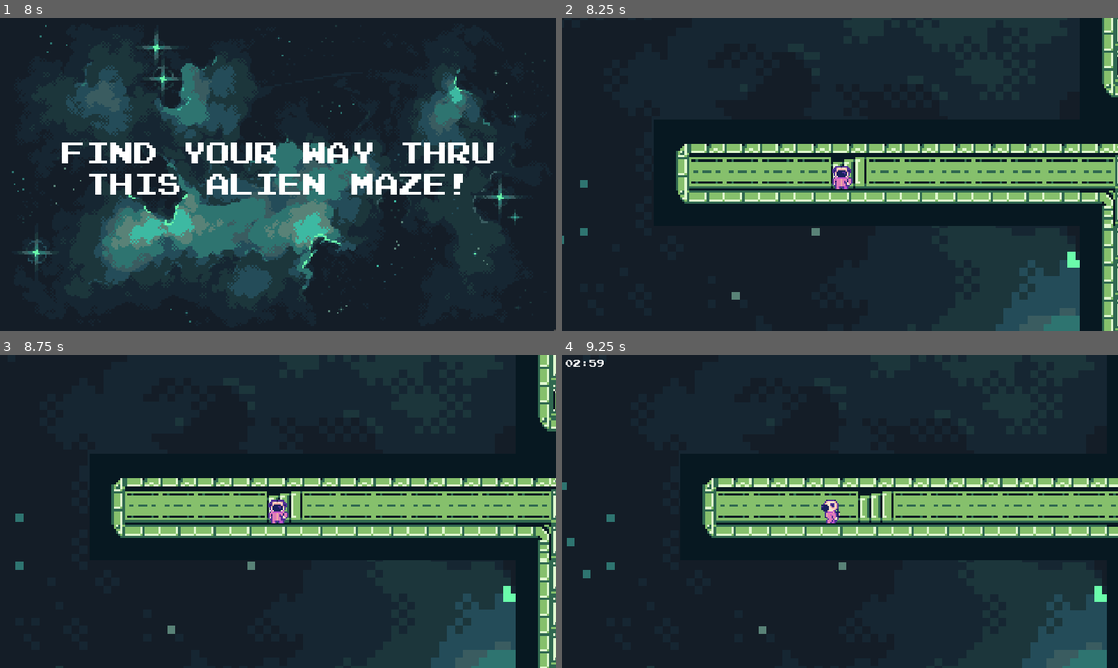
Above: before the commit, frames 1-4 (two rows, left to right).
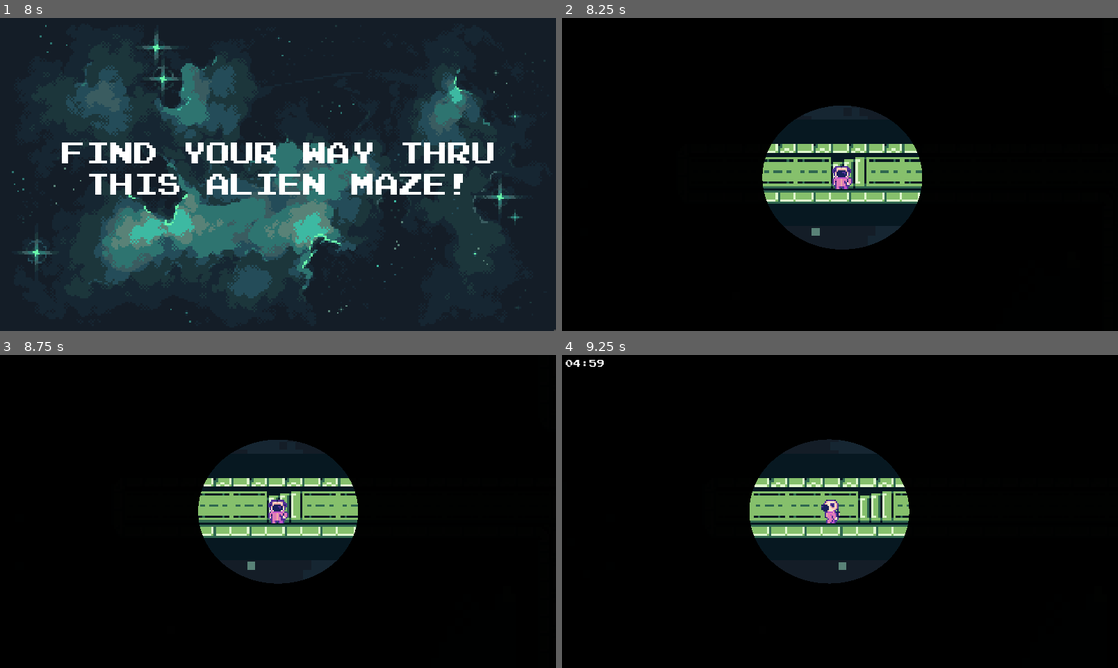
Above: after the commit, the same moments.

Repository: M-a-b-e-l/CISC2540---2D-Game-group-6
Game: Godot game, scene res://Scenes/MazeGame2.tscn
Same seed, same stepped clock (60 frames per second), same inputs: the game is played once before the commit and once after it. This scene is started directly instead of the project's main scene.
Inputs (mouse positions are in pixels of both pictures, inside the frame that each line leads up to):
- Up to frame 1 (8 s): tap Enter at 0.5, 2, 3.5 s; move the mouse to (400, 158) at 0.52 s; hold Right (ui_right) 0.53-1.28 s; click (400, 158) at 0.6 s; tap Space at 1.25, 2.75, 4.25 s; move the mouse to (166, 190) at 1.27 s; hold Down (ui_down) 1.28-2.03 s; click (166, 190) at 1.35 s; move the mouse to (333, 105) at 2.02 s; hold Right (ui_right) 2.03-2.78 s; click (333, 105) at 2.1 s; move the mouse to (250, 237) at 2.77 s; hold Up (ui_up) 2.78-3.53 s; click (250, 237) at 2.85 s; move the mouse to (444, 221) at 3.52 s; hold Left (ui_left) 3.53-5.03 s; click (444, 221) at 3.6 s; move the mouse to (111, 127) at 4.27 s; click (111, 127) at 4.35 s; move the mouse to (305, 174) at 5.02 s; hold Down (ui_down) 5.03-5.78 s; click (305, 174) at 5.1 s; move the mouse to (194, 96) at 5.77 s; hold Right (ui_right) 5.78-6.53 s; click (194, 96) at 5.85 s; move the mouse to (400, 158) at 6.52 s; hold Up (ui_up) 6.53-7.28 s; click (400, 158) at 6.6 s; move the mouse to (166, 190) at 7.27 s; hold Right (ui_right) from 7.28 s (still down); click (166, 190) at 7.35 s
- Up to frame 2 (8.25 s): move the mouse to (895, 105) at 8.02 s; release Right (ui_right) at 8.03 s; hold Down (ui_down) from 8.03 s (still down); click (895, 105) at 8.1 s
- Up to frame 3 (8.75 s): keep holding Down (ui_down)
- Up to frame 4 (9.25 s): move the mouse to (812, 574) at 8.77 s; release Down (ui_down) at 8.78 s; hold Left (ui_left) from 8.78 s (still down); click (812, 574) at 8.85 s

Frame 1 is identical in both runs. In frame 2, 90% of the frame differs, in the area x 0-100%, y 0-100%; in frame 3, 90%; in frame 4, 90%.

Commit message:
added lighting to the maze to make it a bit more advanced

Diff:
--- a/group_6_2d_game/Scenes/MazeGame2.tscn
+++ b/group_6_2d_game/Scenes/MazeGame2.tscn
@@ -4,8 +4,8 @@
 [ext_resource type="Texture2D" uid="uid://d4ld3cn0qvtwa" path="res://Assets/MazeGameBG.png" id="1_rh54l"]
 [ext_resource type="AudioStream" uid="uid://dpp3idaura5ic" path="res://Music/MazeGameBGMTrimmed.mp3" id="2_iqmy7"]
 [ext_resource type="Material" uid="uid://de3oyyie74n04" path="res://Shaders/new_shader_material.tres" id="2_kwwxh"]
-[ext_resource type="Texture2D" uid="uid://bapf0ya0ei78q" path="res://Assets/pngtree-black-ring-png-image_2319165.png" id="3_hfi0c"]
 [ext_resource type="Script" path="res://Scenes/light.gd" id="3_htugq"]
+[ext_resource type="Texture2D" uid="uid://cuimjux1otrxf" path="res://Shaders/Empty.png" id="3_peqhw"]
 [ext_resource type="PackedScene" uid="uid://codqmq87vr5pb" path="res://Scenes/Player.tscn" id="3_tigb0"]
 [ext_resource type="FontFile" uid="uid://htx5t07ltj12" path="res://Fonts/Emulogic-zrEw.ttf" id="3_wod7a"]
 [ext_resource type="Texture2D" uid="uid://wrexuv0b4fxn" path="res://Assets/MazeGameTileset.png" id="4_6k5r4"]
@@ -289,11 +289,13 @@
 script = ExtResource("1_6rlaw")
 
 [node name="CanvasLayer" type="CanvasLayer" parent="."]
-layer = 5
+process_priority = 3
 follow_viewport_enabled = true
 
 [node name="TextureRect" type="TextureRect" parent="CanvasLayer"]
-z_index = 10
+top_level = true
+visibility_layer = 1048575
+z_index = 100
 material = ExtResource("2_kwwxh")
 anchors_preset = 15
 anchor_right = 1.0
@@ -304,13 +306,12 @@
 grow_vertical = 2
 scale = Vector2(0.3, 0.3)
 mouse_filter = 2
-texture = ExtResource("3_hfi0c")
+texture = ExtResource("3_peqhw")
 stretch_mode = 6
 script = ExtResource("3_htugq")
 player_path = NodePath("../../CharacterBody2D/CollisionShape2D/Player")
 
 [node name="Background" type="Sprite2D" parent="."]
-visible = false
 position = Vector2(576, 324)
 scale = Vector2(1.2, 1.2)
 texture = ExtResource("1_rh54l")
--- a/group_6_2d_game/Scenes/light.gd
+++ b/group_6_2d_game/Scenes/light.gd
@@ -1,34 +1,53 @@
 extends TextureRect
 
 @export var player_path: NodePath
-var player_node = null
+var player_node: Node2D = null
 var last_position: Vector2
 var frames_waited = 0
+var light_radius = 0.05  # Changed to 0.05
 
 func _ready():
+	print("TextureRect _ready starting")
+	print("Material exists: ", material != null)
+	print("Material is ShaderMaterial: ", material is ShaderMaterial if material else "No material")
+
+	# Set initial radius
+	if material:
+		var shader_material = material as ShaderMaterial
+		shader_material.set_shader_parameter("light_radius", light_radius)
+		print("Initial light radius set to: ", light_radius)
+
 	if player_path:
 		player_node = get_node(player_path)
 		if player_node:
 			last_position = player_node.global_position
 			print("Found player at: ", last_position)
-			# Force initial material update
-			_update_light_position()
 
 func _process(_delta):
-	frames_waited += 1
-	if frames_waited < 2:  # Wait a couple frames for everything to initialize
+	if not material:
 		return
 
 	if player_node and material:
-		_update_light_position()
+		var shader_material = material as ShaderMaterial
 
-func _update_light_position():
-	var shader_material = material as ShaderMaterial
-	var rect_pos = global_position
-	var rect_size = size
-	var light_pos_local = (player_node.global_position - rect_pos) / rect_size
-	light_pos_local = Vector2(
-		clamp(light_pos_local.x, 0.0, 1.0),
-		clamp(light_pos_local.y, 0.0, 1.0)
-	)
-	shader_material.set_shader_parameter("light_position", light_pos_local)
+		# Get viewport size and camera zoom
+		var viewport_size = get_viewport_rect().size
+
+		# Find camera directly as a child of player
+		var zoom = 1.0
+		for child in player_node.get_children():
+			if child is Camera2D:
+				zoom = child.zoom.x
+				break
+
+		var player_pos = player_node.global_position
+		viewport_size *= zoom
+
+		var light_pos = Vector2(
+			player_pos.x / viewport_size.x,
+			player_pos.y / viewport_size.y
+		)
+
+		shader_material.set_shader_parameter("light_position", light_pos)
+		# Ensure radius stays at 0.05
+		shader_material.set_shader_parameter("light_radius", 0.05)
--- a/group_6_2d_game/Scripts/MazeGame2.gd
+++ b/group_6_2d_game/Scripts/MazeGame2.gd
@@ -9,7 +9,7 @@
 var autoloader_music
 var background_music
 var camera
-var time_remaining = 180  # 3 minutes in seconds
+var time_remaining = 300  # 3 minutes in seconds
 var timer_label
 var ready_label  # Add this declaration
 
@@ -82,7 +82,7 @@
 	if canvas_layer:
 		spotlight = canvas_layer.get_node("TextureRect")
 		if spotlight and player_node:
-			spotlight.visible = true
+			spotlight.visible = false
 			spotlight.z_index = 100
 			spotlight.set("player_path", spotlight.get_path_to(player_node))
 
@@ -100,6 +100,13 @@
 	start_game()
 
 func start_game():
+# In start_game():
+	if spotlight and player_node:
+		spotlight.visible = true
+		print("Player position at game start: ", player_node.global_position)
+		var light_pos = player_node.global_position / get_viewport_rect().size
+		print("Initial light position (UV): ", light_pos)
+		spotlight.set("player_path", spotlight.get_path_to(player_node))
 
 	# Hide instruction and ready labels
 	if $InstructionLabel:
@@ -128,6 +135,10 @@
 				spotlight.visible = true
 			else:
 				print("Warning: TextureRect not found within CanvasLayer")
+			if spotlight.material:
+				var shader_material = spotlight.material as ShaderMaterial
+				shader_material.set_shader_parameter("light_radius", 0.05)  # Force it to 0.05
+				print("Set light radius to 0.05 at game start")
 
 	# Set up gameplay camera
 	if player_node and camera:
@@ -173,6 +184,10 @@
 			if not (child is AudioStreamPlayer) and has_method("set_visible") and (child is Node2D):
 				child.visible = false
 
+	if body == player_node:
+		if spotlight:
+			spotlight.visible = false  # Hide spotlight on game over
+
 		# Explicitly hide ReadyLabel if it exists
 		if ready_label:
 			ready_label.visible = false
@@ -220,6 +235,9 @@
 			if child is Node2D or child is Control:
 				if not (child is AudioStreamPlayer or child.name == "Background" or child.name == "GameOverContainer"):
 					child.visible = false
+	if body == player_node:
+		if spotlight:
+			spotlight.visible = false  # Hide spotlight on game over
 
 		# Show GameOverContainer and its buttons
 		var game_over_container = $GameOverContainer
--- a/group_6_2d_game/Shaders/circle.gdshader
+++ b/group_6_2d_game/Shaders/circle.gdshader
@@ -1,19 +1,21 @@
 shader_type canvas_item;
 uniform vec2 light_position = vec2(0.5, 0.5);
-uniform float light_radius = 0.045;
-uniform float edge_falloff = 0.01;
+uniform float light_radius = 0.05;
 
 void fragment() {
-    // Get the aspect ratio to correct the circle shape
-    vec2 aspect_ratio = vec2(1.0, TEXTURE_PIXEL_SIZE.x/TEXTURE_PIXEL_SIZE.y);
+    // Get screen dimensions for aspect ratio
+    vec2 resolution = 0.8 / SCREEN_PIXEL_SIZE;
+    float aspect = resolution.x / (resolution.y/0.9);
 
-    // Apply aspect ratio correction to UV coordinates
-    vec2 uv_aspect = (UV - light_position) * aspect_ratio;
+    // Create aspect-corrected UV coordinates
+    vec2 uv = UV - light_position;
+    uv.x *= aspect;
 
-    // Calculate distance with aspect ratio correction
-    float dist = length(uv_aspect);
+    // Calculate circular distance
+    float dist = length(uv);
 
-    float alpha = 1.0 - smoothstep(light_radius, light_radius - edge_falloff, dist);
-    vec4 darkness_color = vec4(0.0, 0.0, 0.0, alpha);
-    COLOR = darkness_color;
+    // Create sharp circle
+    float alpha = dist > light_radius ? 0.99 : 0.0;
+
+    COLOR = vec4(0.0, 0.0, 0.0, alpha);
 }
Binary file added: group_6_2d_game/Shaders/Empty.png
Not shown, added: group_6_2d_game/Shaders/Empty.png.import
